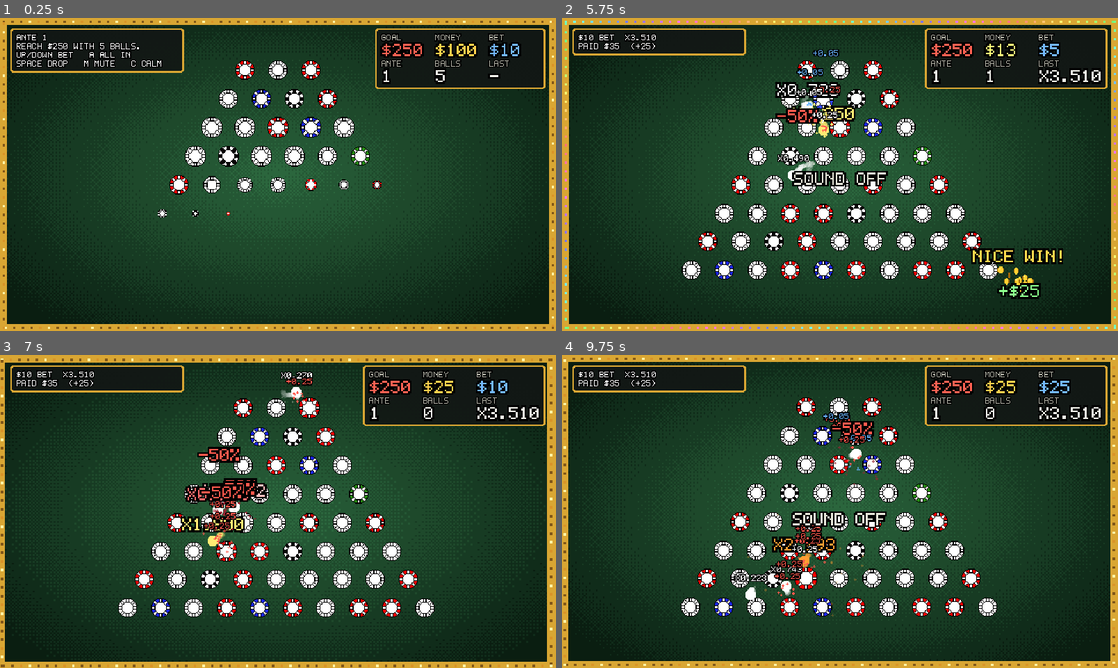
Above: before the commit, frames 1-4 (two rows, left to right).
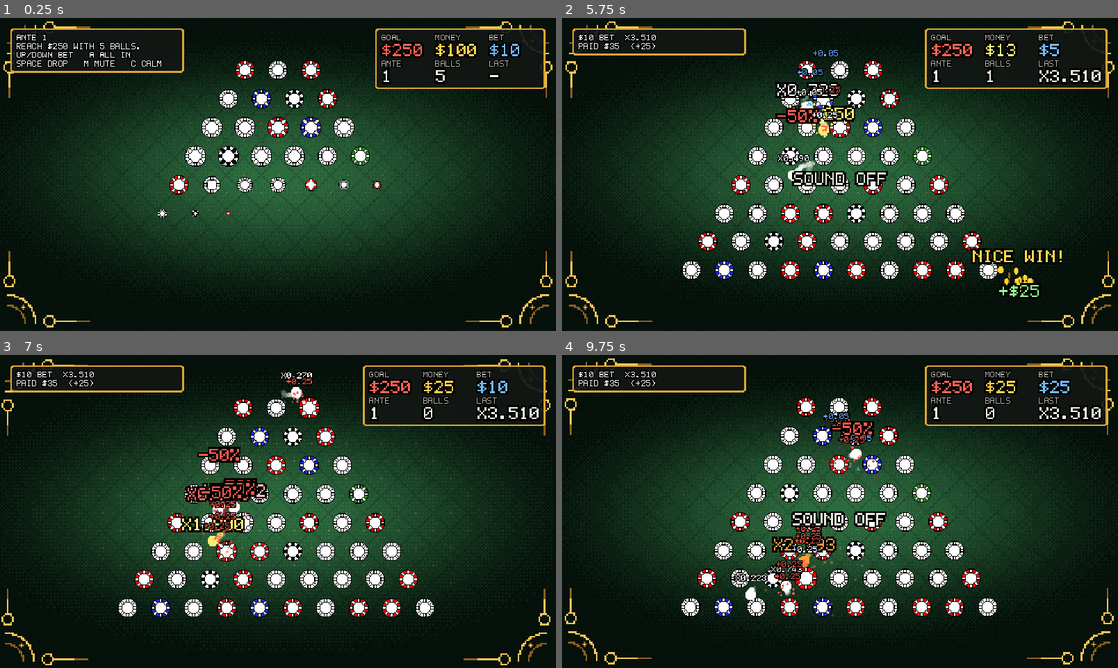
Above: after the commit, the same moments.

Repository: S0humm/bounce-house
Game: Godot game, scene res://scenes/board.tscn
The game is run twice, just before and just after one commit, with the same random seed, the same clock (stepped at 60 frames per second) and the same inputs.
Inputs:
- Up to frame 1 (0.25 s): no input
- Up to frame 2 (5.75 s): tap Enter at 0.5 s; hold Up 0.53-1.28 s; tap M at 0.6, 2.85, 5.1 s; tap Space at 0.77, 1.52, 3.02, 3.77, 4.52 s; hold Down 1.28-2.03 s; tap C at 1.35, 3.6 s; hold Up 2.03-3.53 s; tap R at 2.1, 4.35 s; hold A 3.53-5.03 s; hold Down from 5.03 s (still down)
- Up to frame 3 (7 s): release Down at 5.78 s; hold Up from 5.78 s (still down); tap C at 5.85 s; tap Space at 6.02, 6.77 s; tap R at 6.6 s
- Up to frame 4 (9.75 s): tap M at 7.35, 9.6 s; tap Space at 7.52, 9.02 s; release Up at 8.03 s; hold Down 8.03-8.78 s; tap C at 8.1 s; hold A 8.78-9.53 s; tap R at 8.85 s; hold Up from 9.53 s (still down)

The runs differ from the first frame. In frame 1, 43% of the frame differs, in the area x 0-100%, y 0-100%; in frame 2, 41%; in frame 3, 42%; in frame 4, 42%.

Commit message:
remove border lights, new felt

Diff:
--- a/scripts/board.gd
+++ b/scripts/board.gd
@@ -319,7 +319,7 @@
 	peg.get_node("Sprite2D").texture = CHIP_TEXTURES[color]
 	peg.set_meta("chip", color)
 
-# Gold border around the whole screen, with the collection tray along the bottom
+# Invisible walls around the screen (no visible border), with the collection tray along the bottom
 func build_border_and_tray() -> void:
 	var screen := get_viewport_rect().size
 	var t := 8.0   # border thickness
@@ -352,6 +352,7 @@
 	vis.size = size
 	vis.position = -size / 2.0
 	vis.color = color
+	vis.visible = false   # walls still collide, but nothing is drawn
 	body.add_child(vis)
 	add_child(body)
 
--- a/scripts/fx.gd
+++ b/scripts/fx.gd
@@ -65,7 +65,6 @@
 	dot3_tex = _make_dot(3)
 	dot2_tex = _make_dot(2)
 	coin_tex = _make_coin()
-	_build_bulbs()
 	_build_background()
 
 	cam = Camera2D.new()
@@ -136,21 +135,32 @@
 		y -= step
 
 func _build_background() -> void:
-	# Spotlit felt drawn as ordered-dither pixel art: a handful of greens, no smooth gradient
+	# Spotlit felt drawn as ordered-dither pixel art, with a faint diamond lattice,
+	# deep vignette and small gold corner flourishes. All static, no frame.
 	var w := 320
 	var h := 180
-	var inner := Color(0.17, 0.40, 0.24)
-	var outer := Color(0.04, 0.12, 0.07)
-	var levels := 6
+	var inner := Color(0.18, 0.42, 0.25)
+	var outer := Color(0.02, 0.07, 0.04)
+	var levels := 7
 	var img := Image.create(w, h, false, Image.FORMAT_RGB8)
 	for y in h:
 		for x in w:
 			var dx := (x + 0.5) / w - 0.5
 			var dy := (y + 0.5) / h - 0.5
-			var t := clampf(sqrt(dx * dx + dy * dy) / 0.62, 0.0, 1.0)
+			var t := clampf(sqrt(dx * dx + dy * dy * 1.6) / 0.6, 0.0, 1.0)
+			t = t * t * (3.0 - 2.0 * t)   # softer center, darker edges
 			var threshold: float = (BAYER[(y % 4) * 4 + (x % 4)] + 0.5) / 16.0
 			var q := floorf(t * (levels - 1) + threshold) / (levels - 1)
-			img.set_pixel(x, y, inner.lerp(outer, clampf(q, 0.0, 1.0)))
+			var c := inner.lerp(outer, clampf(q, 0.0, 1.0))
+			# Diamond lattice woven into the felt
+			var a := posmod(x + y, 20)
+			var b := posmod(x - y, 20)
+			if a == 0 or b == 0:
+				c = c.darkened(0.18)
+			elif (a == 10 and b == 10):
+				c = c.lerp(GOLD, 0.35 * (1.0 - t))   # tiny gold stud at each crossing
+			img.set_pixel(x, y, c)
+	_draw_flourishes(img)
 	var bg := Sprite2D.new()
 	bg.texture = ImageTexture.create_from_image(img)
 	bg.centered = false
@@ -159,24 +169,42 @@
 	bg.z_index = -100
 	add_child(bg)
 
+# Gold filigree in each corner: a quarter arc, a curl and a diamond, mirrored 4 ways
+func _draw_flourishes(img: Image) -> void:
+	var w := img.get_width()
+	var h := img.get_height()
+	var light := Color(0.95, 0.78, 0.35)
+	var dark := Color(0.55, 0.38, 0.12)
+	var pts := []   # [x, y, is_light] in top-left corner space
+	for i in 40:
+		var ang := PI * 0.5 * i / 39.0
+		pts.append([int(round(4 + 16 * cos(ang))), int(round(4 + 16 * sin(ang))), true])
+		pts.append([int(round(4 + 10 * cos(ang))), int(round(4 + 10 * sin(ang))), false])
+	for i in 30:   # curls running along each edge
+		var ang := TAU * i / 30.0
+		pts.append([int(round(28 + 3 * cos(ang))), int(round(5 + 3 * sin(ang))), true])
+		pts.append([int(round(5 + 3 * cos(ang))), int(round(28 + 3 * sin(ang))), true])
+	for x in range(32, 52):   # tapering rule from the curl
+		pts.append([x, 5, x < 44])
+	for y in range(32, 46):
+		pts.append([5, y, y < 40])
+	for d in [[13, 13], [14, 13], [13, 14], [12, 13], [13, 12]]:   # diamond stud
+		pts.append([d[0], d[1], d == [13, 13]])
+	for p in pts:
+		for m in [[0, 0], [1, 0], [0, 1], [1, 1]]:
+			var px: int = p[0] if m[0] == 0 else w - 1 - p[0]
+			var py: int = p[1] if m[1] == 0 else h - 1 - p[1]
+			if px >= 0 and py >= 0 and px < w and py < h:
+				img.set_pixel(px, py, light if p[2] else dark)
+
 func _draw() -> void:
-	# Gold bleed outside the frame so camera shake never exposes the background
+	# Dark bleed outside the screen so camera shake never shows a gap
 	var b := 24.0
-	draw_rect(Rect2(-b, -b, screen.x + 2.0 * b, b), GOLD)
-	draw_rect(Rect2(-b, screen.y, screen.x + 2.0 * b, b), GOLD)
-	draw_rect(Rect2(-b, 0, b, screen.y), GOLD)
-	draw_rect(Rect2(screen.x, 0, b, screen.y), GOLD)
-	for i in bulbs.size():
-		var col := BULB_OFF
-		if party > 0.0:
-			col = Color.from_hsv(fmod(i * 0.03 + chase * 1.6, 1.0), 0.55, 1.0)
-		else:
-			var phase := posmod(i - int(chase * 14.0), 5)
-			if phase == 0:
-				col = BULB_ON
-			elif phase == 1:
-				col = BULB_MID
-		draw_rect(Rect2(bulbs[i] - Vector2(1.5, 1.5), Vector2(3, 3)), col)
+	var edge := Color(0.02, 0.07, 0.04)
+	draw_rect(Rect2(-b, -b, screen.x + 2.0 * b, b), edge)
+	draw_rect(Rect2(-b, screen.y, screen.x + 2.0 * b, b), edge)
+	draw_rect(Rect2(-b, 0, b, screen.y), edge)
+	draw_rect(Rect2(screen.x, 0, b, screen.y), edge)
 
 # ---------- High-level events (called by the board) ----------
 
